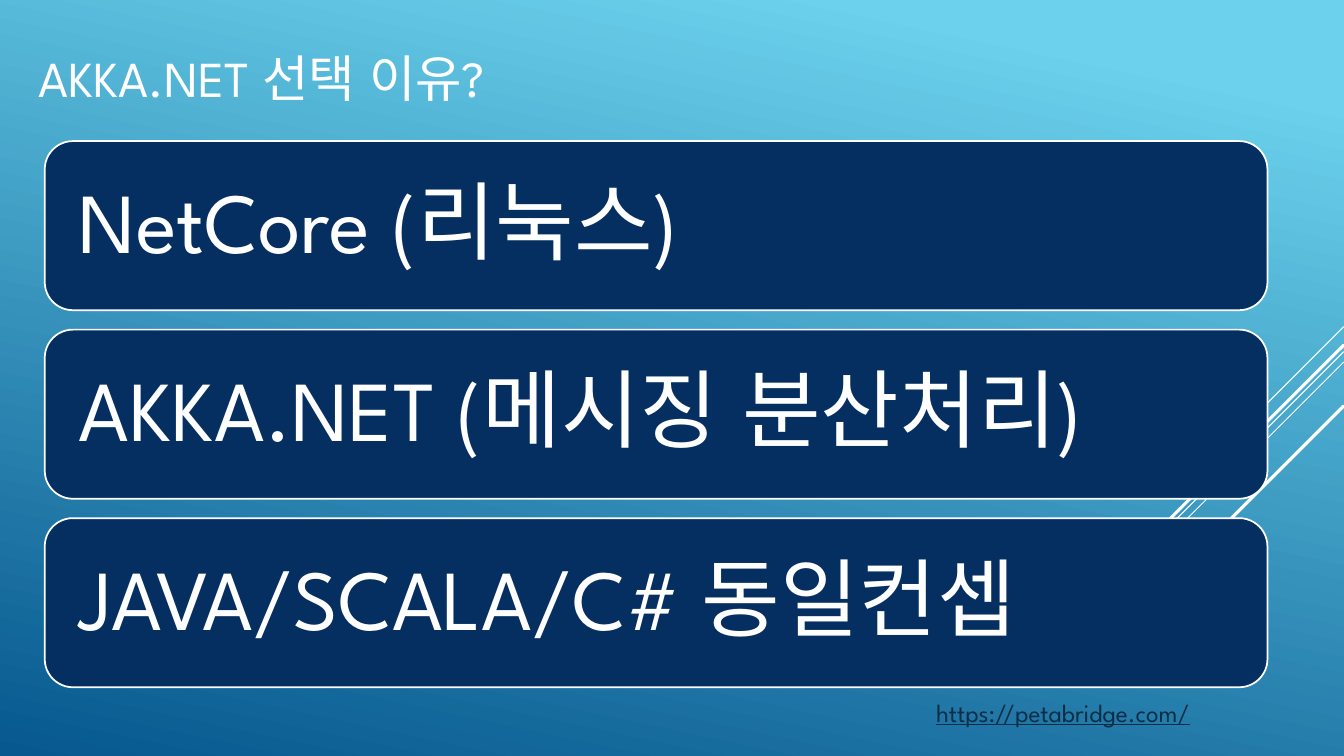
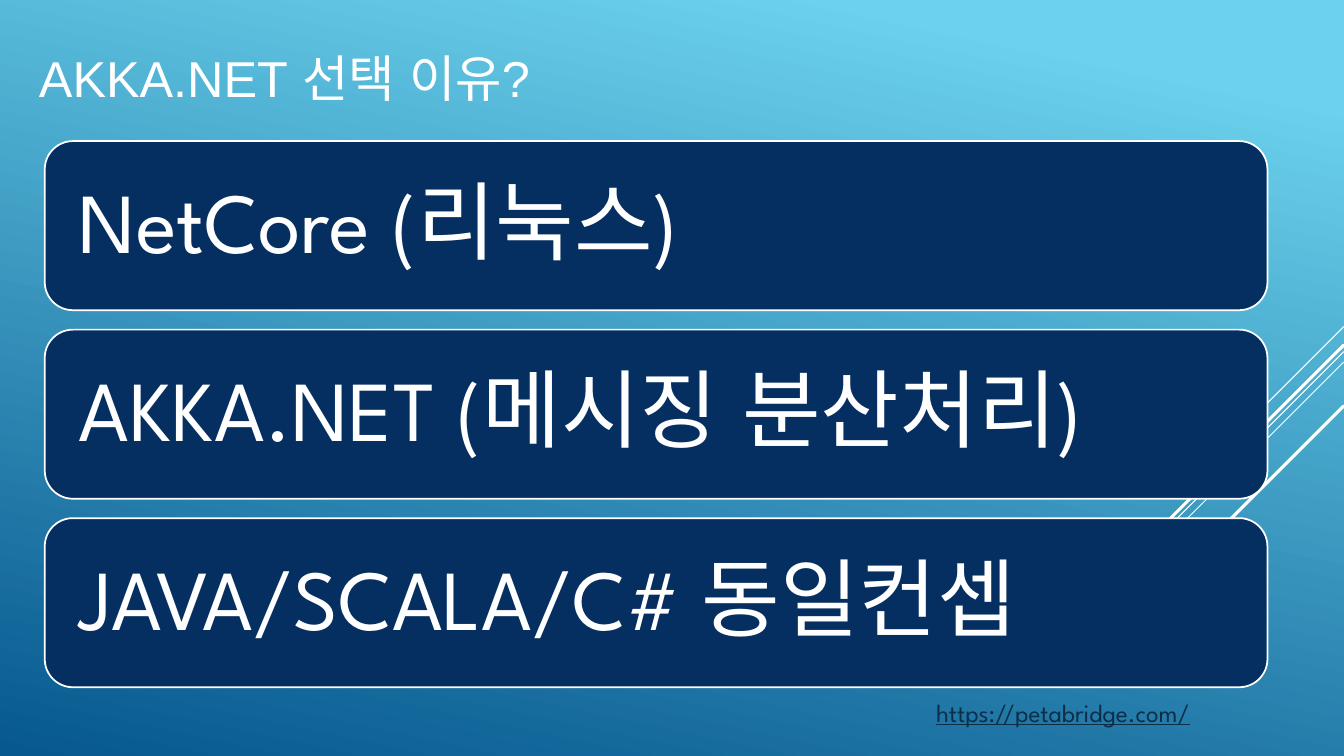
Before and after one commit to psmon/AkkaForNetCore, a slide deck: slide 5 of Doc/AKKA Introduce.pptx. Drawn at 1344x756 pixels with LibreOffice and Linux fonts; fonts in the diff are those of the drawing. Boxes give left, top, right and bottom in pixels: in the first picture for what was removed or moved away, otherwise in the second. Text is boxed around its words. In the diff, an @@ line names an element or a change of style, - is before the commit and + after.

```diff
--- a/Doc/AKKA Introduce.pptx
+++ b/Doc/AKKA Introduce.pptx
@@ title "AKKA.NET 선택 이유?" at [39, 55, 530, 101]: font League Spartan to Arial @@
```
Also in this commit, not shown: 3 other slides changed.
